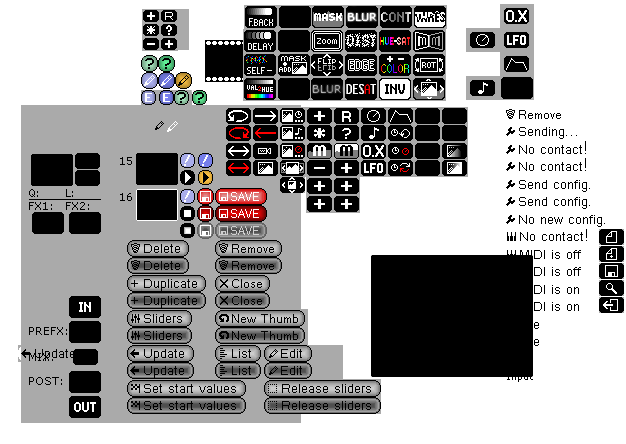
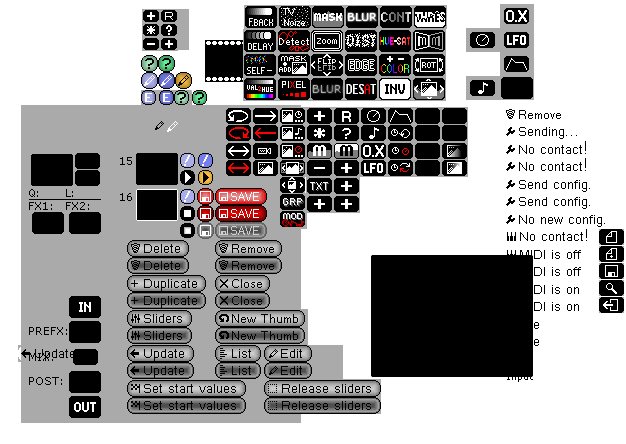
Revision of a layered (626, 444) image; what changed, layer by layer:
painted on "New Layer#4" over left=279, top=6, right=329, bottom=229
